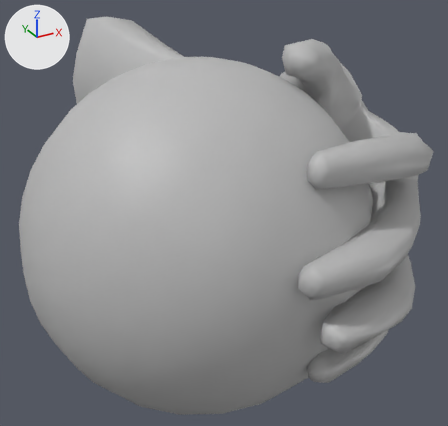
Two versions of the FBX model Assets/Models/l_hand.fbx, one commit apart.
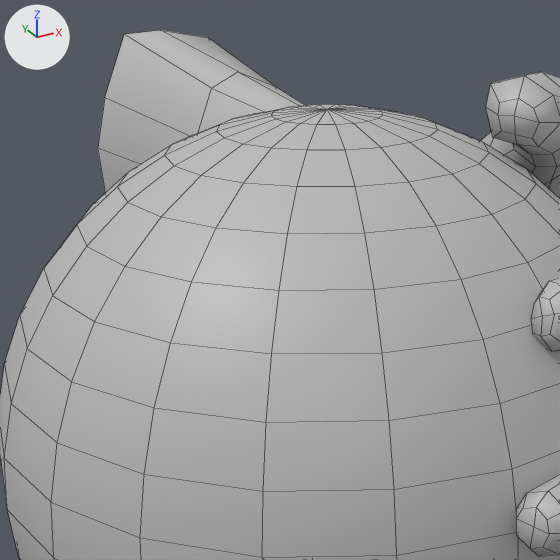
There are two pictures of each version: one whole from a 50 mm camera at (-0.0153, -0.0233, 0.0115) aimed at (0.0008, 0.006, -0.0032), one close up on the part from 4% to 72% of the width and 0% to 71% of the height. Lighting does not change. The marker at upper left points along +X, +Y and +Z. The close-ups show mesh edges as thin lines. Where no turn or scale is listed for an object, it has been applied to the vertices.

Objects in the first close-up: 'l_hand:Mesh', 'pSphere2'.
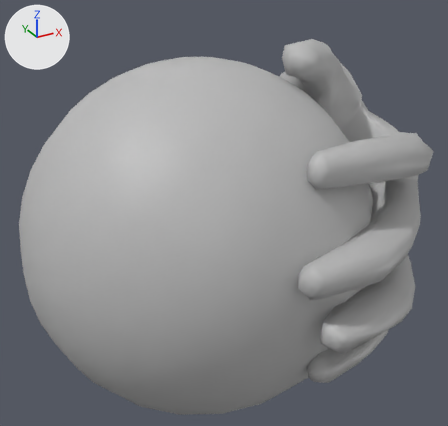
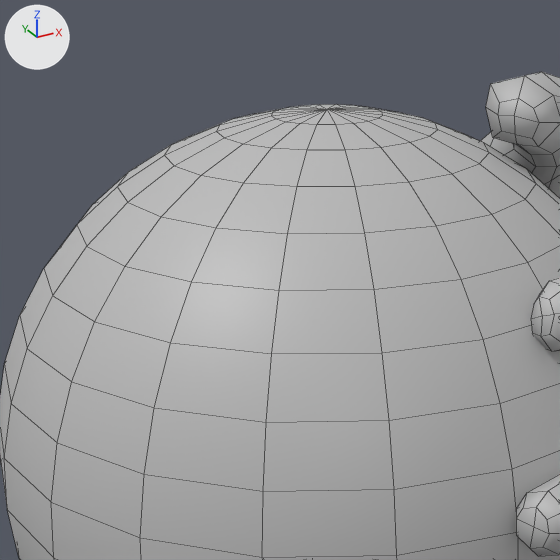
Edits to the scene script, one JSON object a line:
```json
{"block": "me_mesh", "where": "# used by ob_l_hand_mesh; location = (0.00052, 0.00977, 0.00115)"}
{"op": "remove", "block": "me_mesh", "code": "me_mesh.from_pydata(...)  # 413 vertices, 406 faces; spans x -0.0055..0.0055, y -0.0203..0.0203, z -0.0068..0.0068"}
{"op": "remove", "block": "me_mesh", "code": "me_mesh.materials.append(mat_lambert1)  # grey #bcbcbc"}
{"op": "add", "block": "me_mesh", "code": "me_mesh.from_pydata(...)  # 377 vertices, 371 faces; spans x -0.0055..0.0055, y -0.0203..-0.0019, z -0.0067..0.0068"}
{"block": "me_mesh", "change": "me_mesh part 1"}
{"block": "me_mesh", "change": "36 vertices are removed from x -0.0014..0.0049, y 0.0047..0.0203, z -0.0068..0.0044"}
{"block": "me_mesh", "change": "36 faces are deleted"}
{"block": "me_mesh", "change": "1 new face joins them"}
{"op": "add", "block": "me_mesh", "code": "me_mesh.materials.append(mat_lambert3)  # grey #bcbcbc"}
```

Changed parts and their boxes (x1, y1, x2, y2) in the close-ups (560 x 560 px):
```json
{"object": "l_hand:Mesh", "change": "reshaped", "before": [98, 30, 560, 556], "after": [481, 72, 560, 556]}
{"part": 1, "of": "me_mesh", "change": "cut back", "before": [98, 30, 305, 193]}
```
